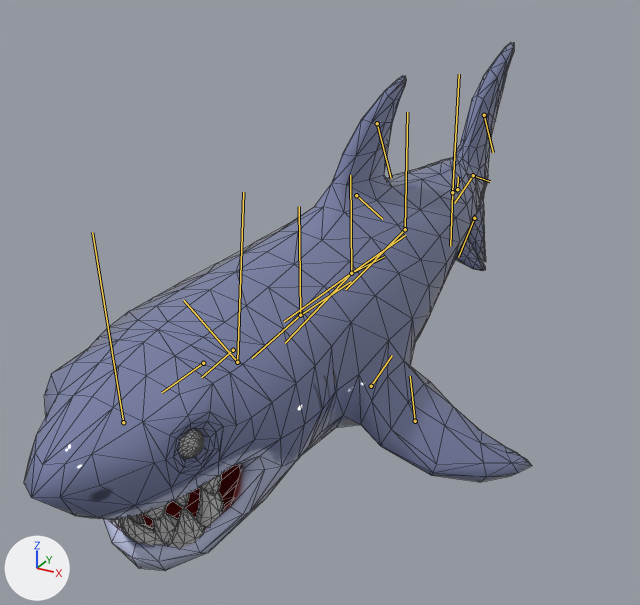
One commit to the FBX model Assets/Models/Shark/shark.FBX: the scene before it, then after it.
Before and after are seen from a 50 mm lens placed at (0.0758, -0.1564, 0.0837), pointed at (-0.007, -0.0058, 0.0084). Every picture has the same lights, and +X, +Y and +Z are marked at lower left. The bones that bend it are drawn over the model as lines. Mesh edges are drawn as thin lines.

In view in the first picture: 'sharkbody_low'.
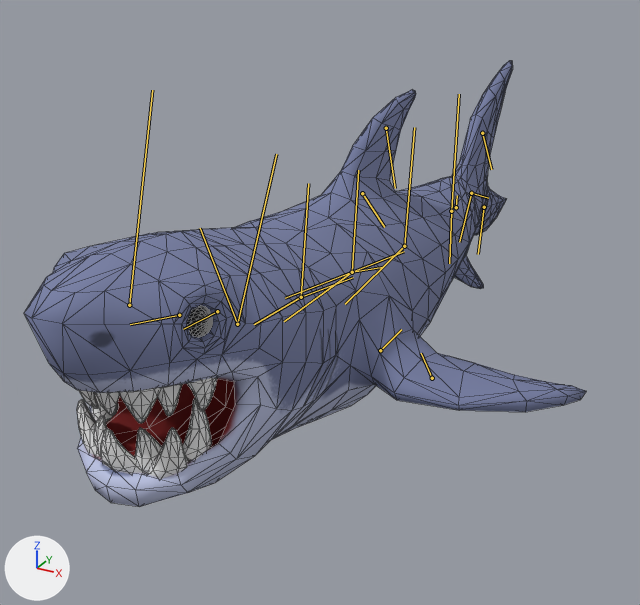
The newer file adds an action. The first version stands in its rest pose; the second is drawn at frame 171 of the action 'idle'.

Location of each change, [x1, y1, x2, y2] in pixels of the pictures (640 x 605 px):
'sharkbody_low', posed (11% wider, 16% shorter)
    before: [24, 42, 532, 571]
    after: [24, 61, 586, 507]
bone 'Shark_Root', root to tip
    before: (457, 189) to (458, 177)
    after: (456, 207) to (457, 195)
bone 'Shark_Spine01', root to tip
    before: (452, 192) to (459, 74)
    after: (451, 211) to (459, 94)
bone 'Shark_Spine02', root to tip
    before: (405, 229) to (407, 112)
    after: (404, 246) to (414, 127)
bone 'Shark_LowerJaw', root to tip
    before: (237, 362) to (183, 300)
    after: (237, 324) to (200, 228)
bone 'Shark_UpperJaw', root to tip
    before: (237, 362) to (243, 192)
    after: (237, 324) to (276, 154)
bone 'Shark_ClavL', root to tip
    before: (300, 315) to (351, 281)
    after: (301, 297) to (353, 277)
bone 'Shark_FinL02', root to tip
    before: (415, 421) to (410, 376)
    after: (432, 378) to (421, 353)
bone 'Shark_ClavR', root to tip
    before: (300, 315) to (252, 358)
    after: (301, 297) to (254, 324)
bone 'Shark_FinR02', root to tip
    before: (203, 363) to (162, 392)
    after: (179, 315) to (130, 324)
bone 'Shark_Tail04', root to tip
    before: (473, 175) to (454, 203)
    after: (471, 193) to (459, 242)
bone 'Shark_Tail05', root to tip
    before: (474, 218) to (458, 257)
    after: (484, 207) to (478, 254)

The edits, one by one:
Bone 'Shark_Root' (bone_shark_root) moves from (0.0, 0.0, 0.0) to (0.0, -0.19, 0.0).
Bone 'Shark_Spine01' (bone_shark_spine01) turns from (0, 0, 0) to (0, 0, 2) degrees about its own x, y and z.
Bone 'Shark_Spine02' (bone_shark_spine02) turns from (0, 0, 0) to (0, 0, 7) degrees about its own x, y and z.
Bone 'Shark_LowerJaw' (bone_shark_lowerjaw) turns from (0, 0, 0) to (0, 0, 6) degrees about its own x, y and z.
Bone 'Shark_UpperJaw' (bone_shark_upperjaw) turns from (0, 0, 0) to (0, 0, 12) degrees about its own x, y and z.
Bone 'Shark_ClavL' (bone_shark_clavl) turns from (0, 0, 0) to (1, -16, -1) degrees about its own x, y and z.
Bone 'Shark_FinL02' (bone_shark_finl02) turns from (0, 0, 0) to (-10, -15, 1) degrees about its own x, y and z.
Bone 'Shark_ClavR' (bone_shark_clavr) turns from (0, 0, 0) to (-1, -16, 1) degrees about its own x, y and z.
Bone 'Shark_FinR02' (bone_shark_finr02) turns from (0, 0, 0) to (8, -13, 0) degrees about its own x, y and z.
Bone 'Shark_Tail04' (bone_shark_tail04) turns from (0, 0, 0) to (0, 0, -41) degrees about its own x, y and z.
Bone 'Shark_Tail05' (bone_shark_tail05) turns from (0, 0, 0) to (0, 0, -4) degrees about its own x, y and z.
